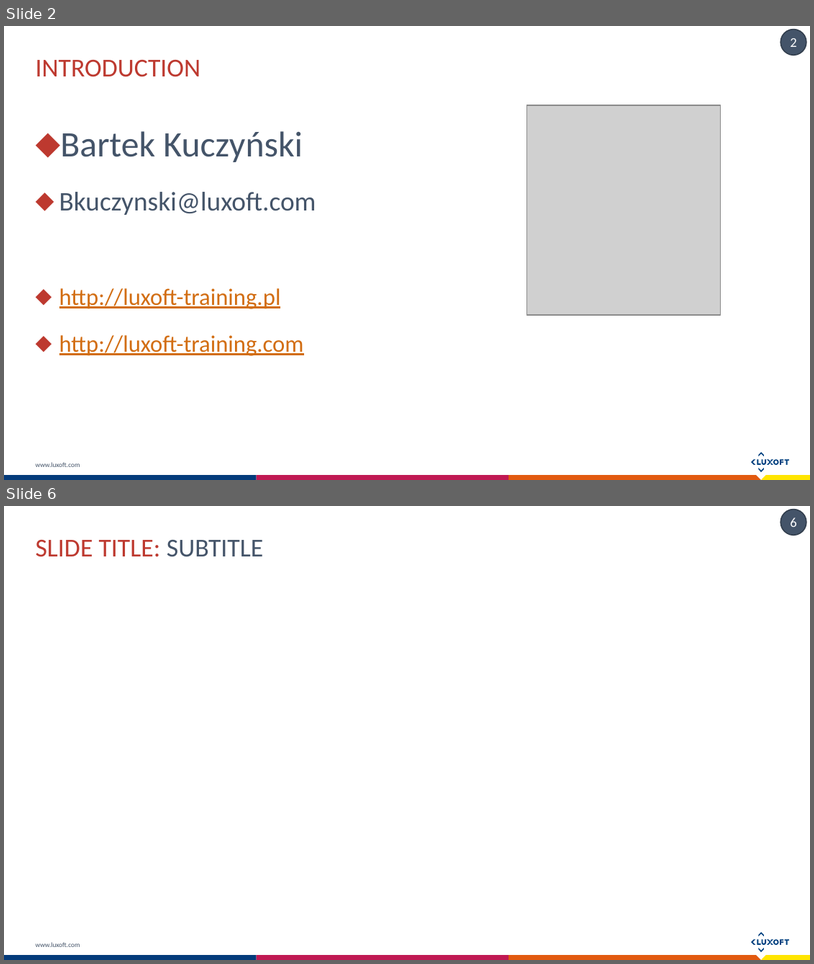
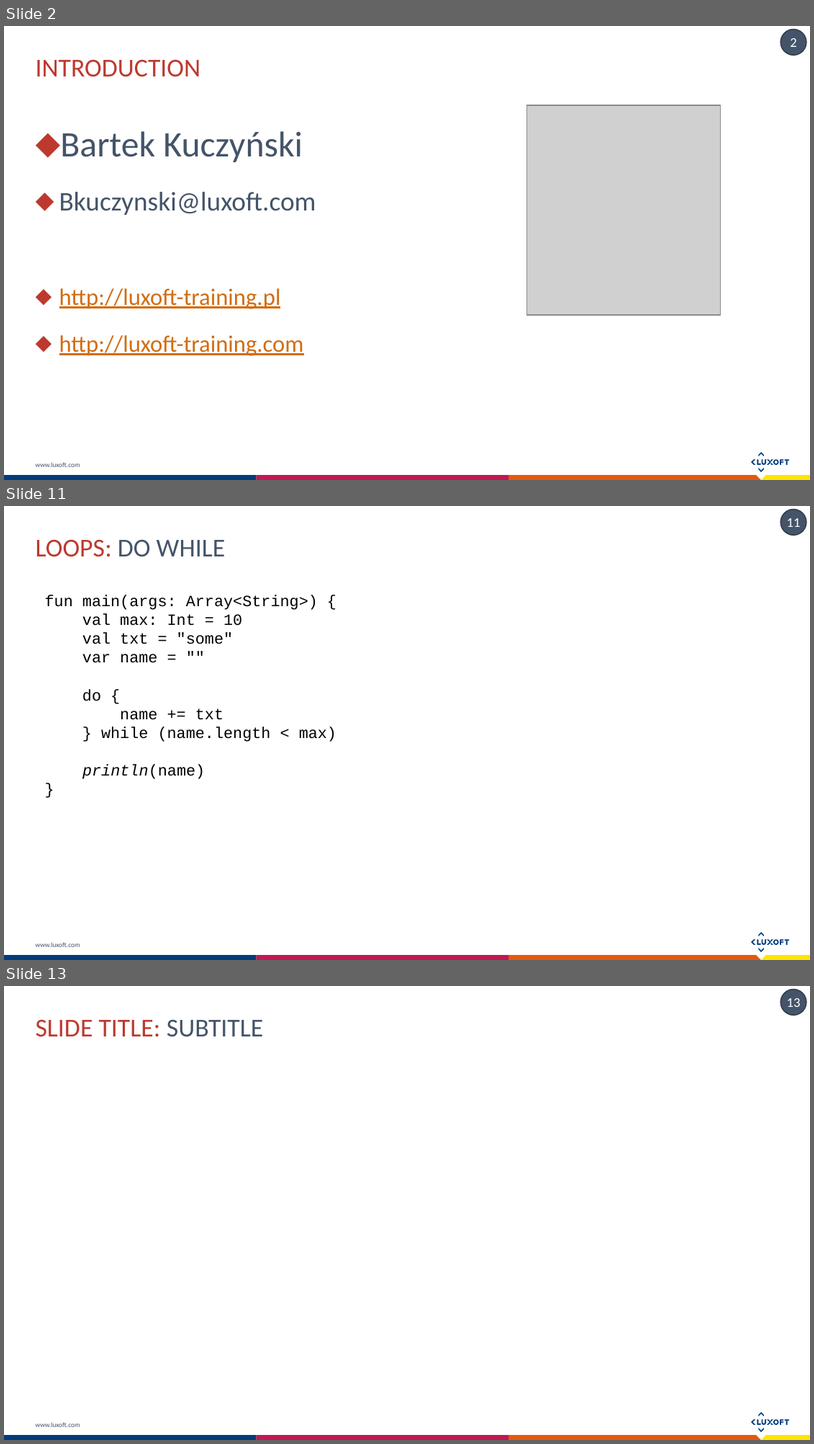
Before and after one commit to Koziolek/kotlin-workshops-230616, a slide deck: Introduction To Kotlin.pptx. Shown one above the other, each under a label of ours: slides 2 and 6 before the commit, slides 2, 11 and 13 after it; the slides between them are not shown. The pictures are 814x964 and 814x1444 pixels, drawn with LibreOffice and Linux fonts; fonts in the diff are those of the drawing; grey boxes stand for pictures. Boxes give left, top, right and bottom in pixels: in the first picture for what was removed or moved away, otherwise in the second. Text is boxed around its words. In the diff, an @@ line names an element or a change of style, - is before the commit and + after.

```diff
--- a/Introduction To Kotlin.pptx
+++ b/Introduction To Kotlin.pptx
@@ slide 11 added at box(4, 506, 810, 960), background #FFFFFF; not listed: 18 template elements that a slide beside it also shows @@
@@ title added at box(36, 540, 226, 557), 23 pt, text #445469 @@
+LOOPS: DO WHILE
@@ text added at box(45, 595, 337, 779), 14 pt, text #000000 @@
+fun main(args: Array<String>) {
+val max: Int = 10
+val txt = "some"
+var name = ""
+do {
+name += txt
+} while (name.length < max)
+println(name)
+}
@@ what was slide 6 is now slide 13 @@
@@ page number at box(787, 998, 801, 1007): text changed @@
-6
+13
```
Also in this commit, not shown: 2 slides changed, 9 other slides added, 1 slide removed, 11 other files.
